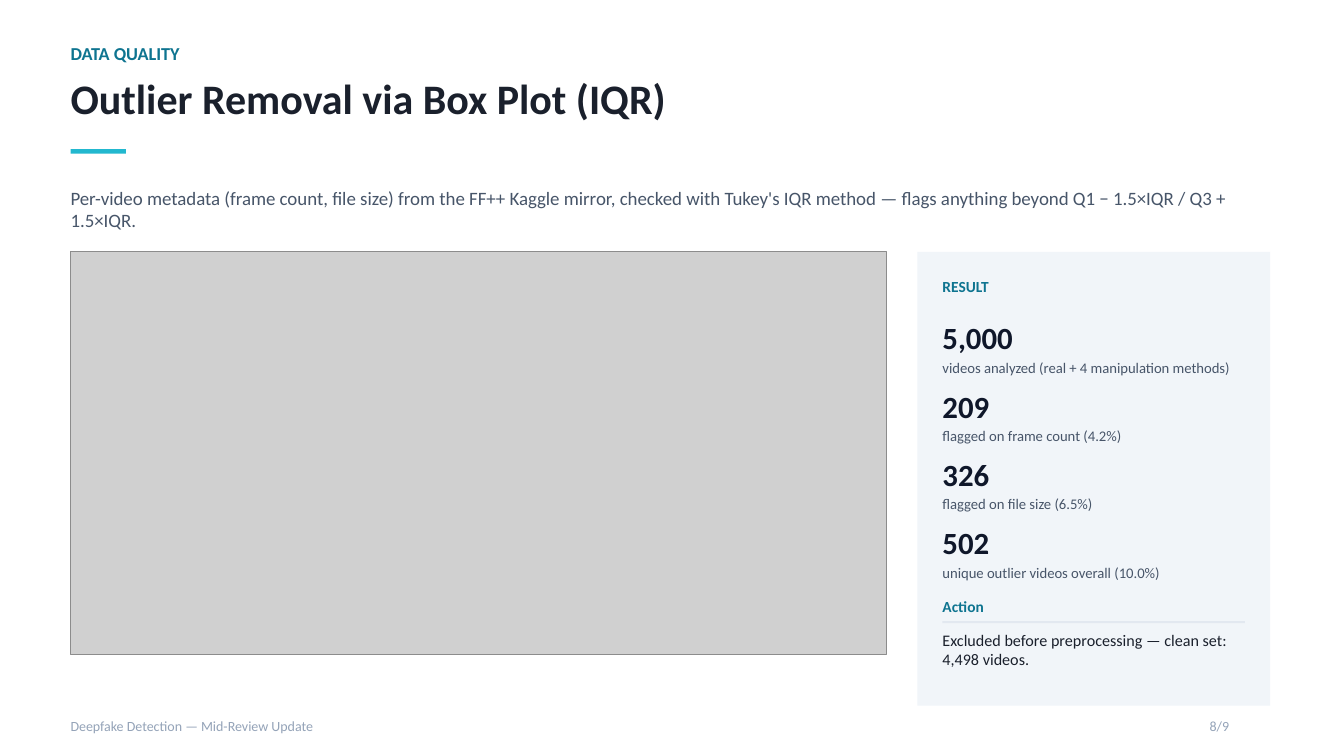
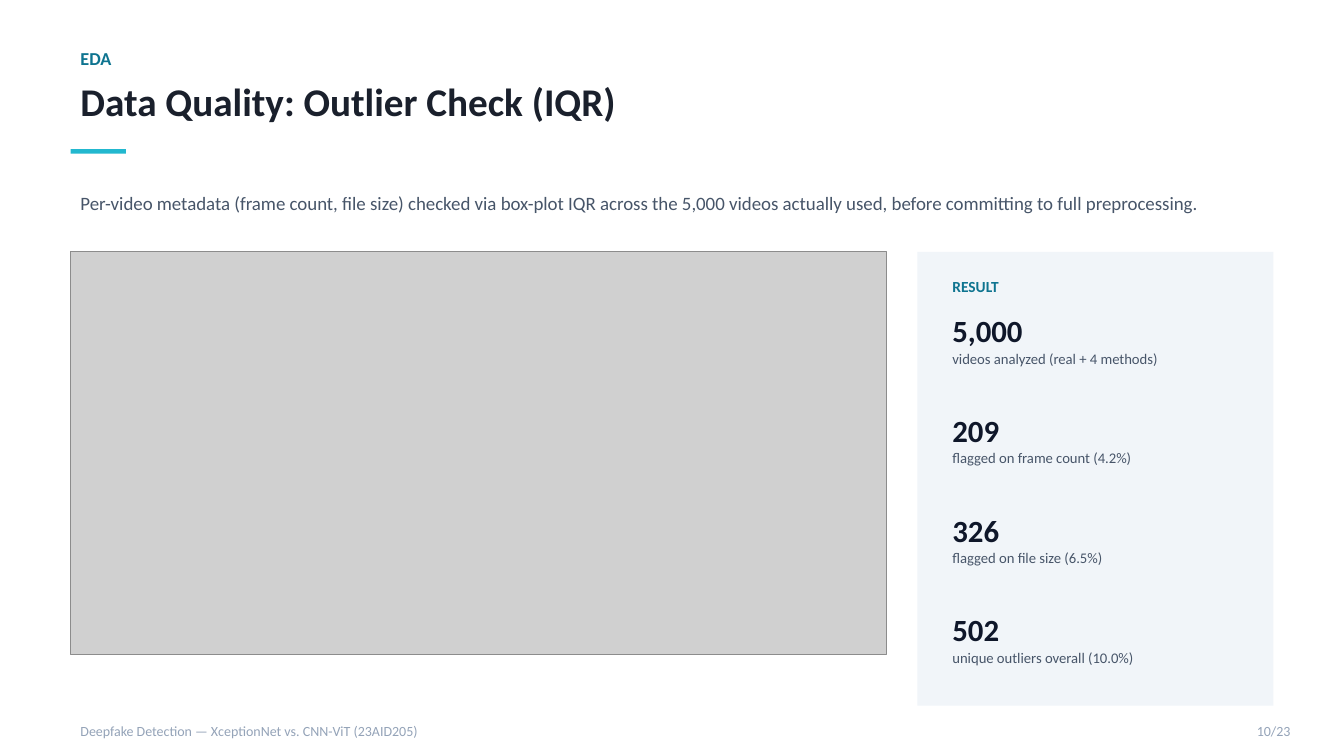
Before and after one commit to DUNE-ODYSSEY/deepfake-detection, a slide deck: slide 10 of docs/mid_review_update.pptx (slide 8 before the commit). Drawn at 1344x756 pixels with LibreOffice and Linux fonts; fonts in the diff are those of the drawing; grey boxes stand for pictures. Boxes give left, top, right and bottom in pixels: in the first picture for what was removed or moved away, otherwise in the second. Text is boxed around its words. In the diff, an @@ line names an element or a change of style, - is before the commit and + after.

```diff
--- a/docs/mid_review_update.pptx
+++ b/docs/mid_review_update.pptx
@@ text at (x1=80, y1=53, x2=111, y2=65): text changed @@
-DATA QUALITY
+EDA
@@ text at (x1=80, y1=87, x2=616, y2=122): text changed; size 30 to 28 pt @@
-Outlier Removal via Box Plot (IQR)
+Data Quality: Outlier Check (IQR)
@@ text at (x1=80, y1=196, x2=1197, y2=213): text changed @@
-Per-video metadata (frame count, file size) from the FF++ Kaggle mirror, checked with Tukey's IQR method — flags anything beyond Q1 − 1.5×IQR / Q3 + 1.5×IQR.
+Per-video metadata (frame count, file size) checked via box-plot IQR across the 5,000 videos actually used, before committing to full preprocessing.
@@ text "RESULT" moved from (x1=942, y1=282, x2=988, y2=292) to (x1=952, y1=282, x2=998, y2=292) @@
@@ text "5,000" moved from (x1=942, y1=329, x2=1012, y2=353) to (x1=952, y1=322, x2=1022, y2=346) @@
@@ text at (x1=952, y1=353, x2=1158, y2=366): text changed @@
-videos analyzed (real + 4 manipulation methods)
+videos analyzed (real + 4 methods)
@@ text "209" moved from (x1=942, y1=398, x2=989, y2=419) to (x1=952, y1=422, x2=999, y2=443) @@
@@ text "flagged on frame count (4.2%)" moved from (x1=942, y1=430, x2=1121, y2=444) to (x1=952, y1=452, x2=1131, y2=466) @@
@@ text "326" moved from (x1=942, y1=465, x2=989, y2=487) to (x1=952, y1=521, x2=999, y2=543) @@
@@ text "flagged on file size (6.5%)" moved from (x1=942, y1=498, x2=1093, y2=512) to (x1=952, y1=552, x2=1102, y2=566) @@
@@ text removed at (x1=942, y1=601, x2=983, y2=612) @@
-Action
@@ text "502" moved from (x1=942, y1=534, x2=989, y2=555) to (x1=952, y1=621, x2=999, y2=642) @@
@@ rectangle removed at (x1=943, y1=621, x2=1245, y2=623) @@
@@ text removed at (x1=942, y1=634, x2=1227, y2=667) @@
-Excluded before preprocessing — clean set: 4,498 videos.
@@ text at (x1=952, y1=652, x2=1133, y2=666): text changed @@
-unique outlier videos overall (10.0%)
+unique outliers overall (10.0%)
@@ text at (x1=80, y1=726, x2=418, y2=738): text changed @@
-Deepfake Detection — Mid-Review Update
+Deepfake Detection — XceptionNet vs. CNN-ViT (23AID205)
@@ text at (x1=1257, y1=726, x2=1291, y2=737): text changed @@
-8/9
+10/23
```
Also in this commit, not shown: 1 other slide changed, 21 slides added, 7 slides removed, 1 other file.
